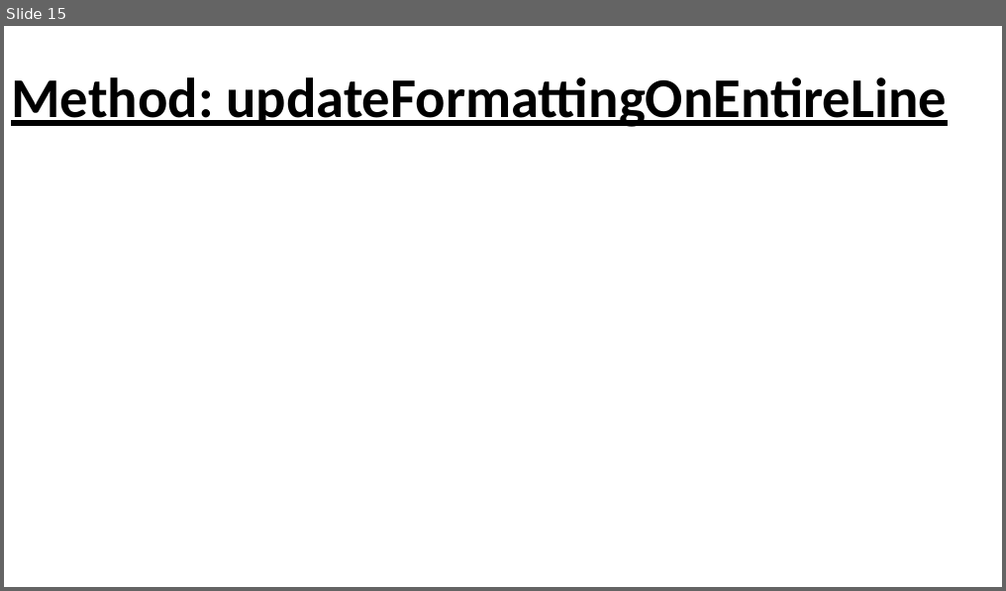
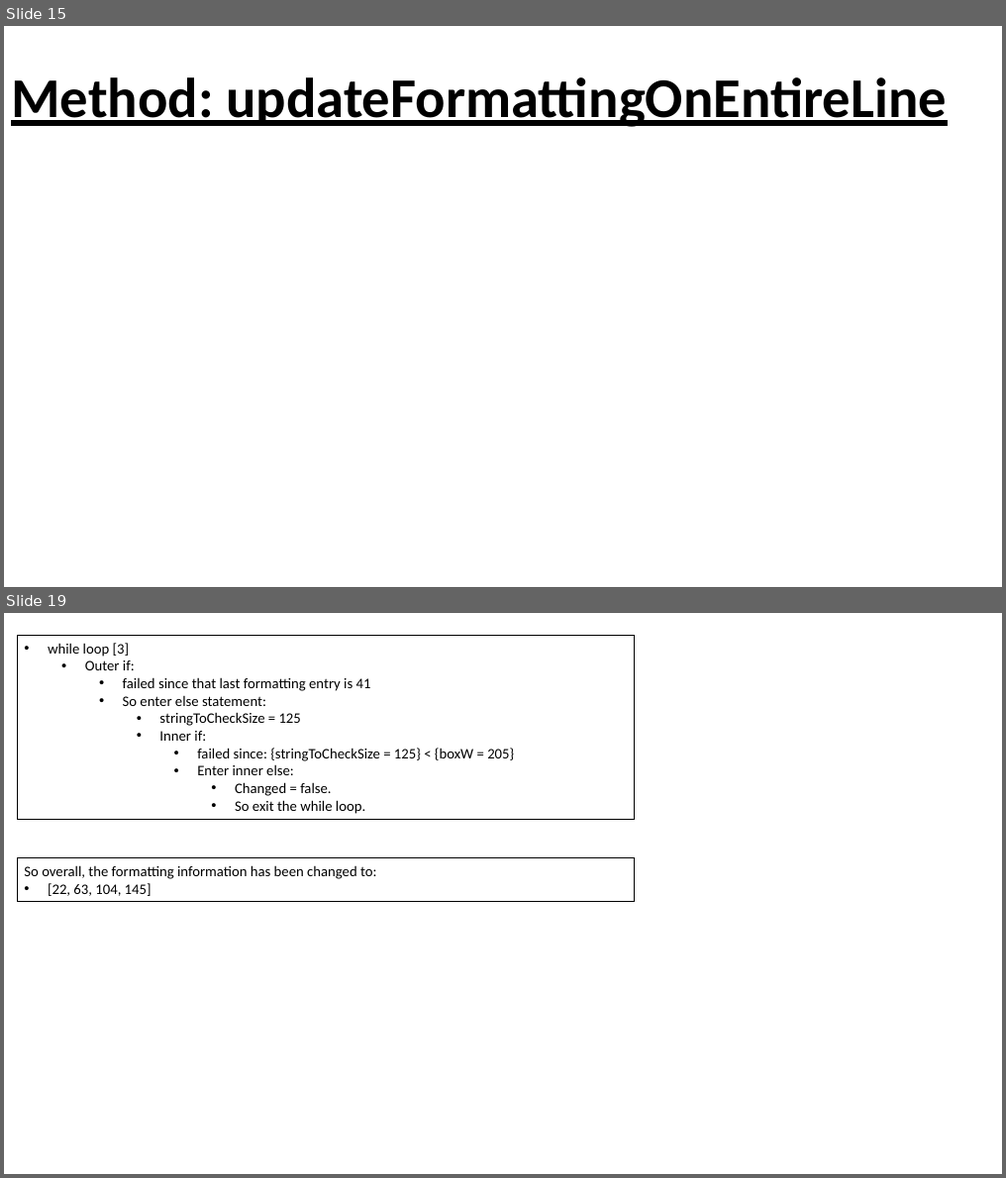
Before and after one commit to L-Holmes/PowerPoint-Quiz-Generator, a slide deck: textbox guide.pptx. Shown one above the other, each under a label of ours: slide 15 before the commit, slides 15 and 19 after it; the slides between them are not shown. The pictures are 1006x591 and 1006x1178 pixels, drawn with LibreOffice and Linux fonts; fonts in the diff are those of the drawing. Boxes give left, top, right and bottom in pixels: in the first picture for what was removed or moved away, otherwise in the second. Text is boxed around its words. In the diff, an @@ line names an element or a change of style, - is before the commit and + after.

Commit message:
checked the updateFormattingOnEntireLine method and modified it to account for the point where the left text meets the right text. Also created new method (findOverHangFromAvgCharWidth) to provide a more efficient method of finding the position of the overhang within the text

```diff
--- a/textbox guide.pptx
+++ b/textbox guide.pptx
@@ slide 19 added at bbox=[4, 613, 1002, 1174], background #FFFFFF @@
@@ rectangle added at bbox=[17, 636, 635, 820], outline #000000 0.75 pt, 14 pt, text #000000 @@
+• while loop [3]
+  • Outer if:
+    • failed since that last formatting entry is 41
+    • So enter else statement:
+      • stringToCheckSize = 125
+      • Inner if:
+        • failed since: {stringToCheckSize = 125} < {boxW = 205}
+        • Enter inner else:
+          • Changed = false.
+          • So exit the while loop.
@@ rectangle added at bbox=[17, 859, 635, 901], outline #000000 0.75 pt, 14 pt, text #000000 @@
+So overall, the formatting information has been changed to:
+• [22, 63, 104, 145]
```
Also in this commit, not shown: 2 slides changed, 5 other slides added, 1 other file.
